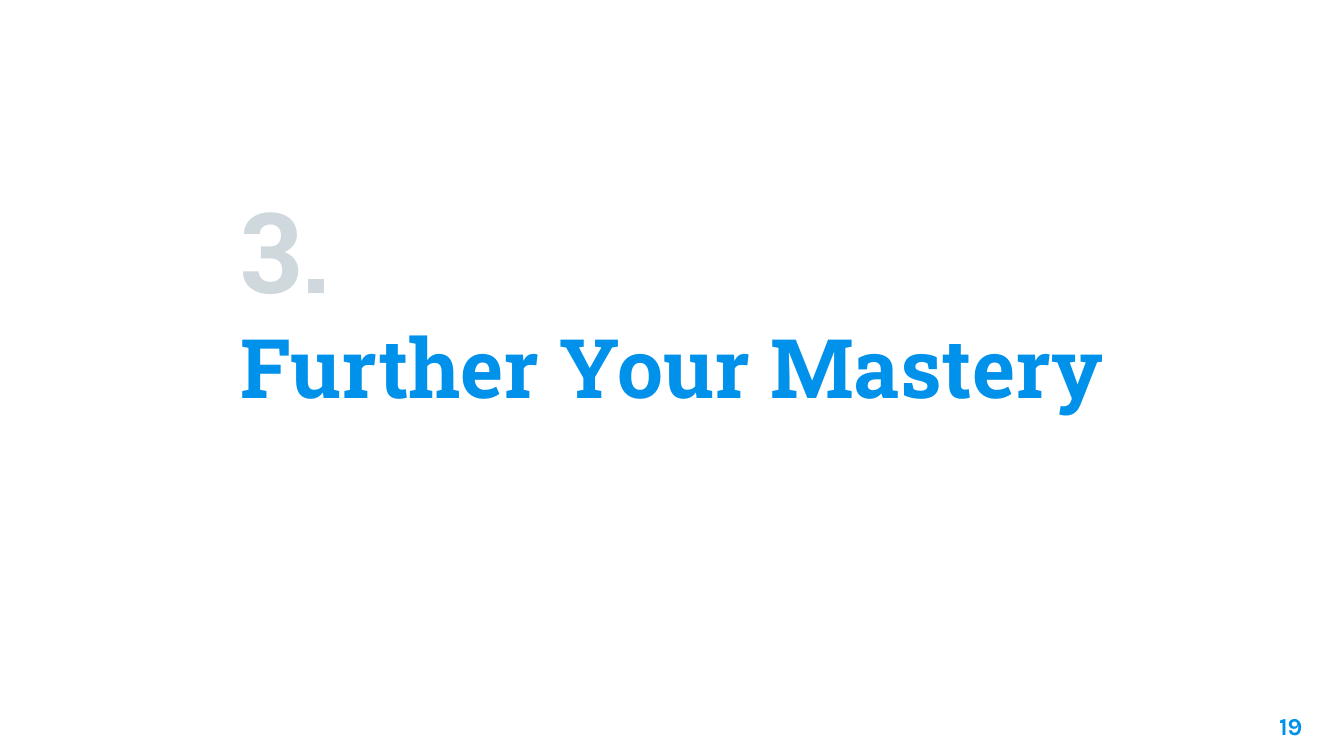
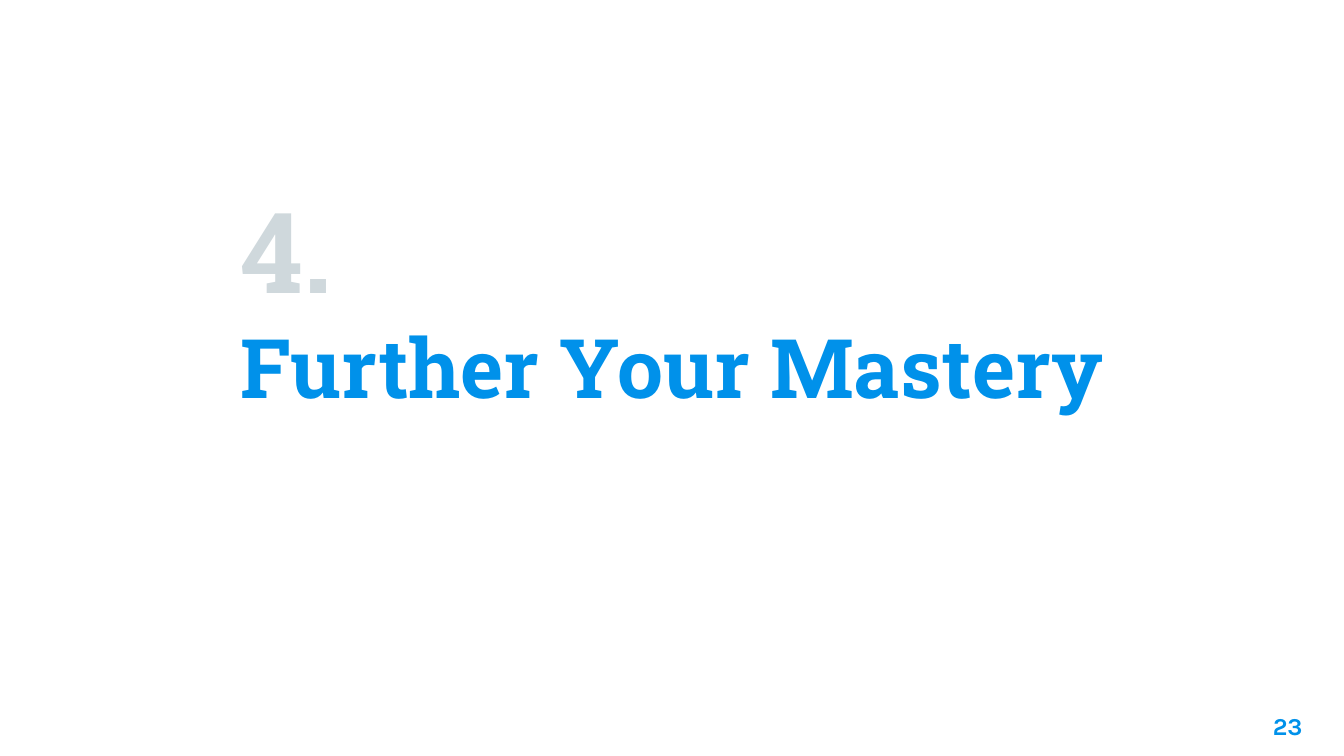
Before and after one commit to benjaminsampica/techtalks, a slide deck: slide 23 of VerticalSliceArchitecture/Vertical Slice Architecture.pptx (slide 19 before the commit). Drawn at 1344x756 pixels with LibreOffice and Linux fonts; fonts in the diff are those of the drawing; background and template pictures are left out. Boxes give left, top, right and bottom in pixels: in the first picture for what was removed or moved away, otherwise in the second. Text is boxed around its words. In the diff, an @@ line names an element or a change of style, - is before the commit and + after.

```diff
--- a/VerticalSliceArchitecture/Vertical Slice Architecture.pptx
+++ b/VerticalSliceArchitecture/Vertical Slice Architecture.pptx
@@ title at <box>241,214,333,293</box>: text changed @@
-3.
+4.
@@ page number at <box>1273,719,1303,736</box>: text changed @@
-19
+23
```
Also in this commit, not shown: 7 other slides changed, 4 slides added, 3 other files.
